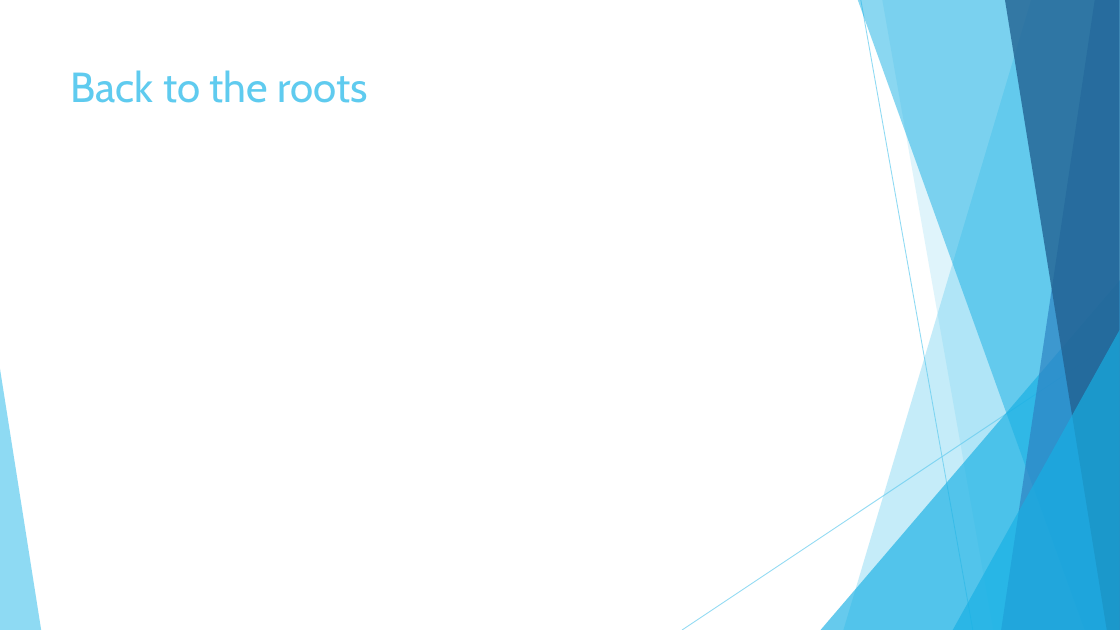
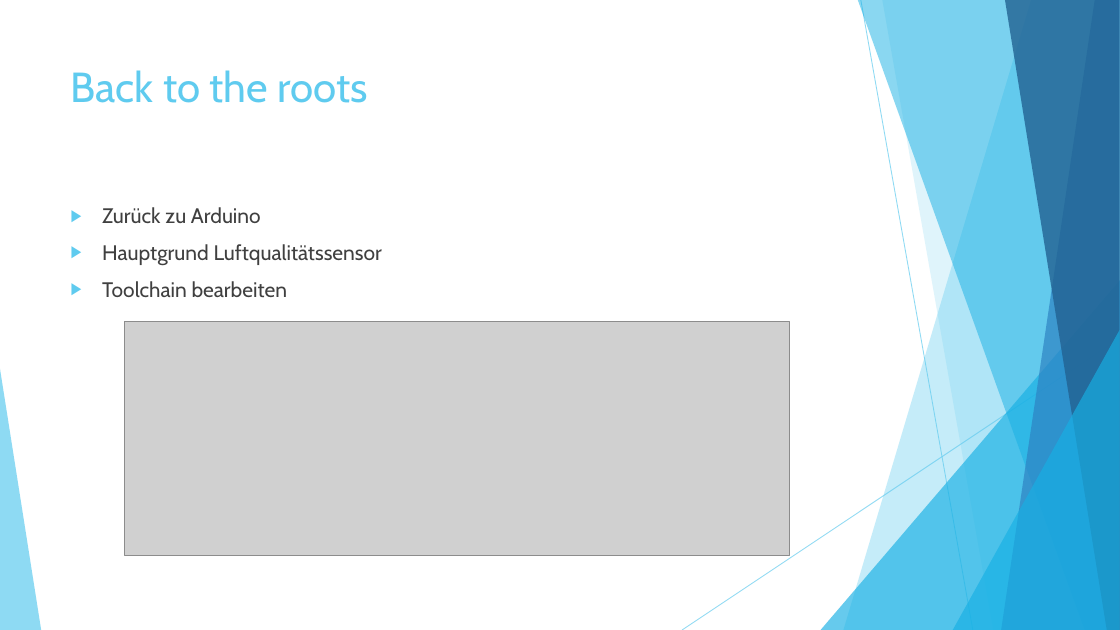
Before and after one commit to rinnerfabian/unistuff, a slide deck: slide 7 of IoT.pptx. Drawn at 1120x630 pixels with LibreOffice and Linux fonts; fonts in the diff are those of the drawing; grey boxes stand for pictures. Boxes give left, top, right and bottom in pixels: in the first picture for what was removed or moved away, otherwise in the second. Text is boxed around its words. In the diff, an @@ line names an element or a change of style, - is before the commit and + after.

```diff
--- a/IoT.pptx
+++ b/IoT.pptx
@@ text added at <box>102,207,382,297</box>, 18 pt, text #404040 @@
+▶ Zurück zu Arduino
+▶ Hauptgrund Luftqualitätssensor
+▶ Toolchain bearbeiten
@@ picture added at <box>125,322,790,555</box> @@
```
Also in this commit, not shown: 3 other slides changed, 2 slides added, 2 slides removed, 2 other files.
